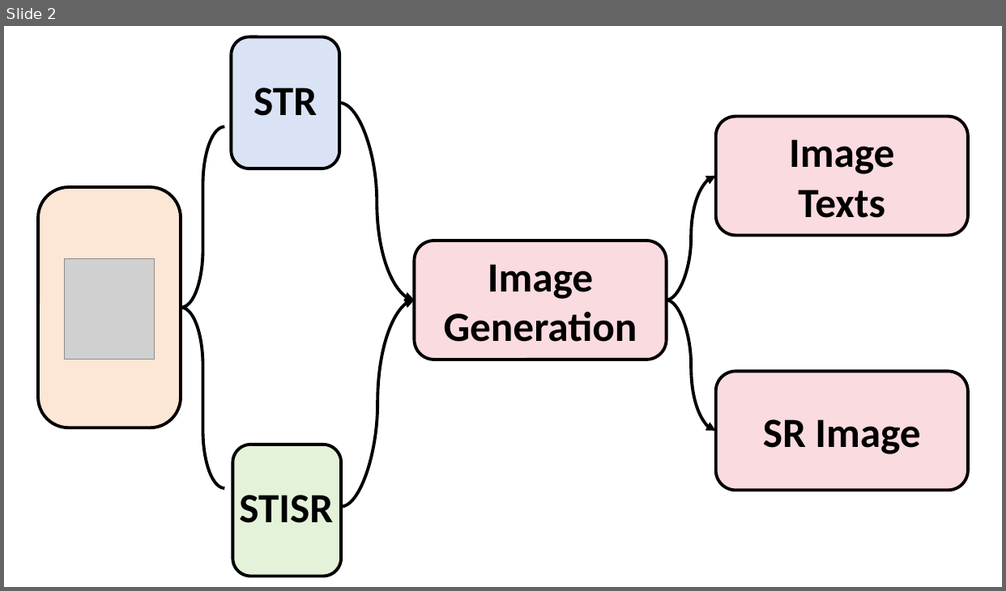
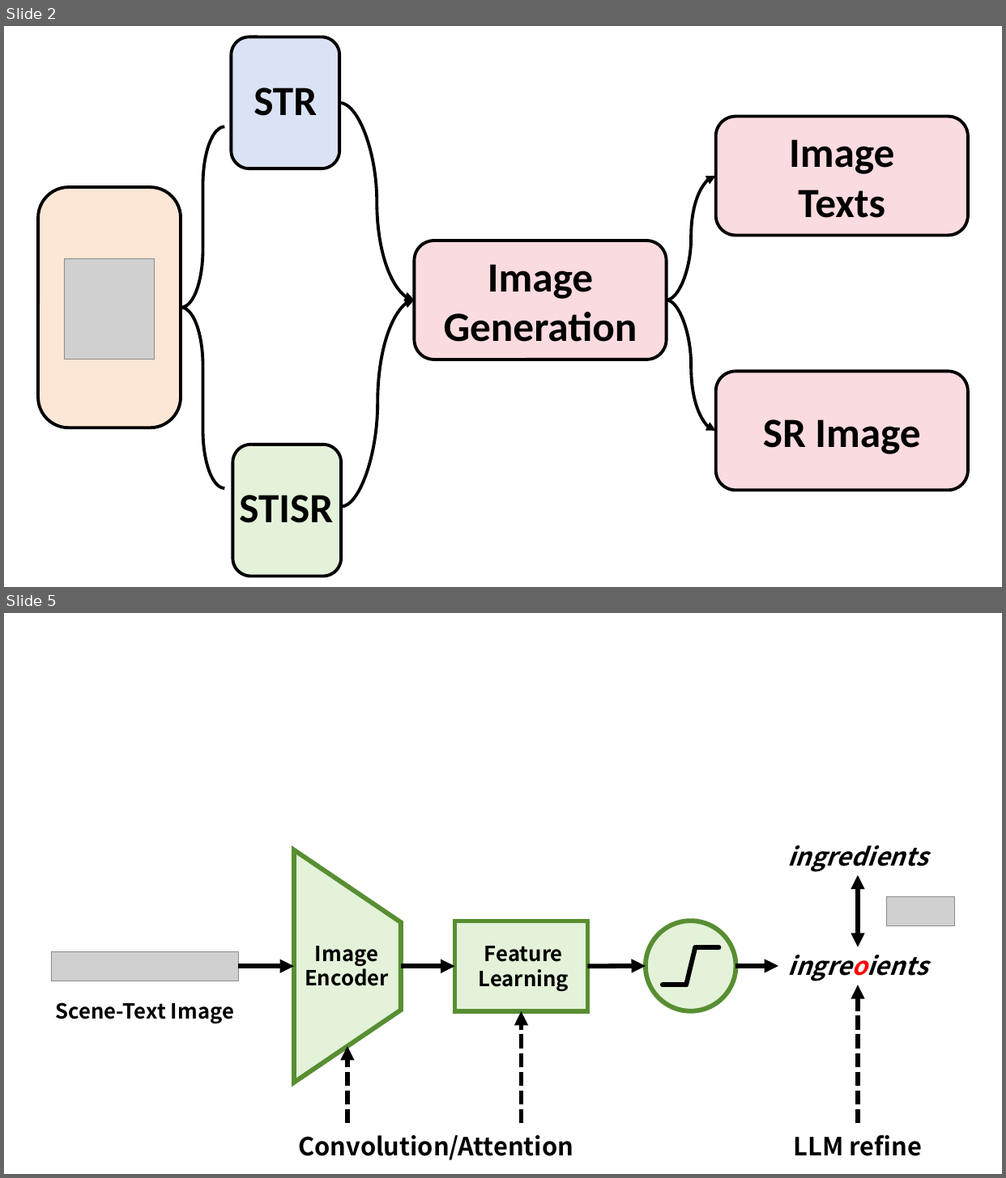
Before and after one commit to AiMecreative/srec, a slide deck: thesis/fig/figs.pptx. Shown one above the other, each under a label of ours: slide 2 before the commit, slides 2 and 5 after it; the slides between them are not shown. The pictures are 1006x591 and 1006x1178 pixels, drawn with LibreOffice and Linux fonts; fonts in the diff are those of the drawing; grey boxes stand for pictures; background and template pictures are left out. Boxes give left, top, right and bottom in pixels: in the first picture for what was removed or moved away, otherwise in the second. Text is boxed around its words. In the diff, an @@ line names an element or a change of style, - is before the commit and + after.

```diff
--- a/thesis/fig/figs.pptx
+++ b/thesis/fig/figs.pptx
@@ slide 5 added at box(4, 613, 1002, 1174), background #FFFFFF @@
@@ group added at box(51, 845, 955, 1161): 7 arrows, 7 texts, 3 lines, 2 pictures, 2 trapezoids, 1 ellipse, 1 double arrow @@
+ingreoients
+ingredients
+Convolution/Attention
+Image
+Encoder
+LLM refine
+Feature
+Learning
+Scene-Text Image
```
Also in this commit, not shown: 6 other slides added.
